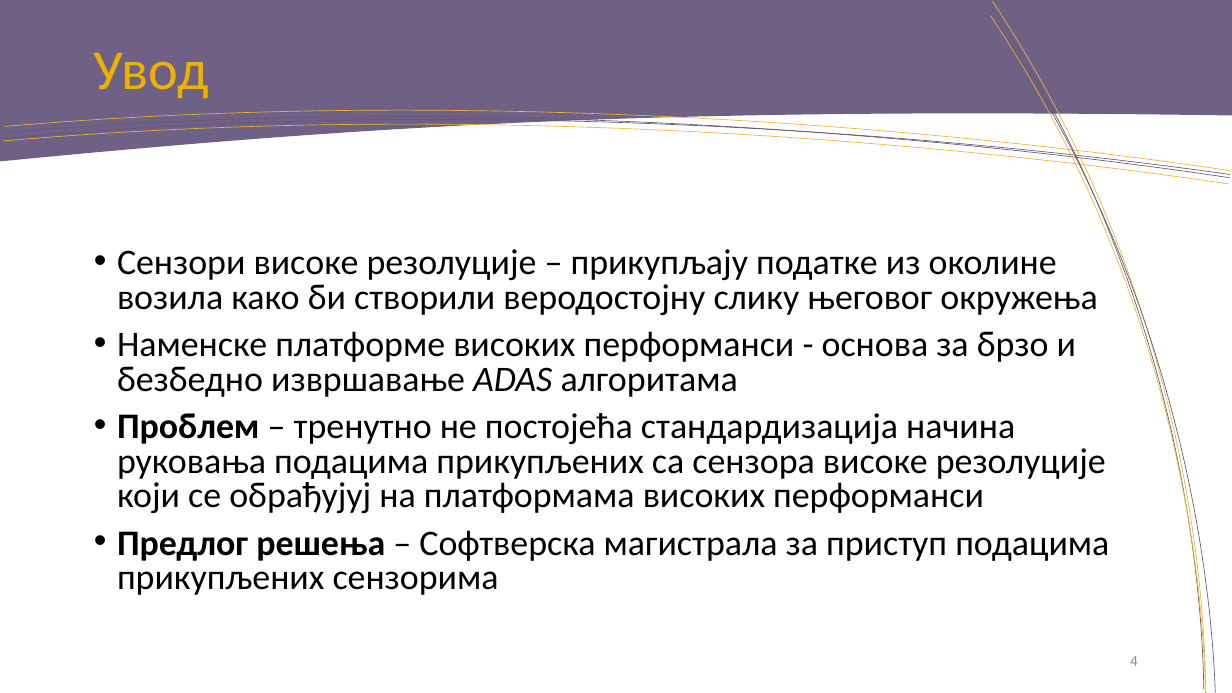
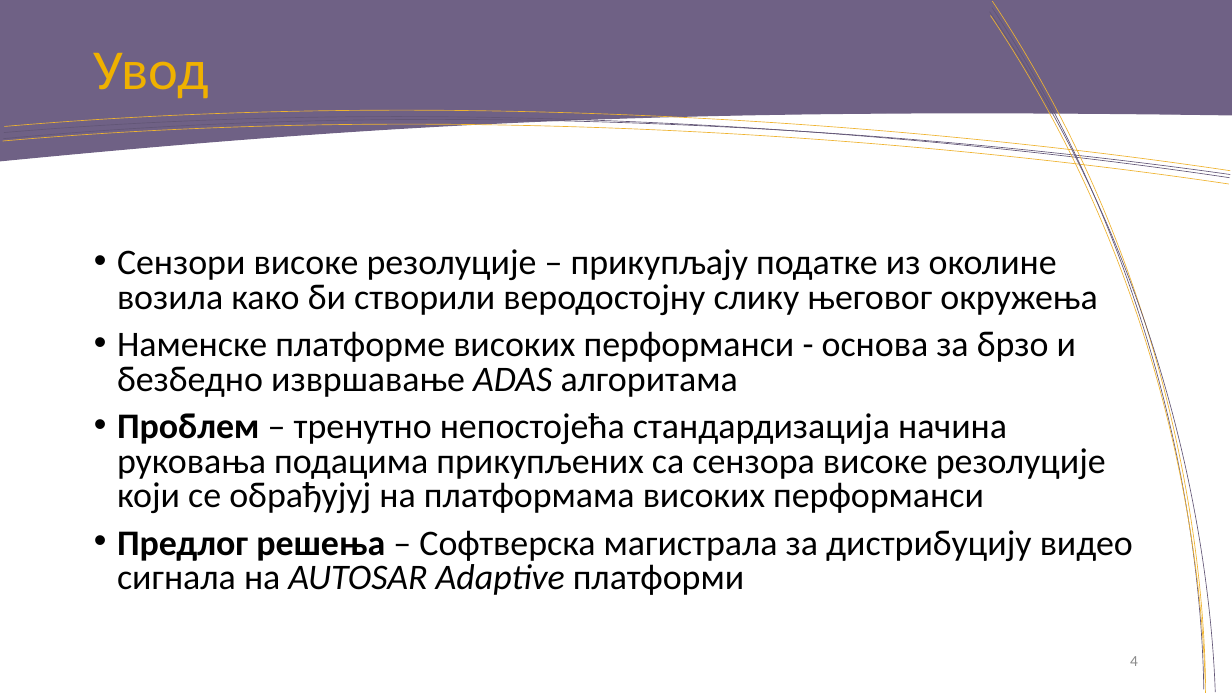
Before and after one commit to rondor1/msc, a slide deck: slide 4 of msc-e28-2018-pres.pptx. Drawn at 1232x693 pixels with LibreOffice and Linux fonts; fonts in the diff are those of the drawing; background and template pictures are left out. Boxes give left, top, right and bottom in pixels: in the first picture for what was removed or moved away, otherwise in the second. Text is boxed around its words. In the diff, an @@ line names an element or a change of style, - is before the commit and + after.

```diff
--- a/msc-e28-2018-pres.pptx
+++ b/msc-e28-2018-pres.pptx
@@ text at [117,413,1133,595]: text changed @@
-• Проблем – тренутно не постојећа стандардизација начина руковања подацима прикупљених са сензора високе резолуције који се обрађујуј на платформама високих перформанси
-• Предлог решења – Софтверска магистрала за приступ подацима прикупљених сензорима
+• Проблем – тренутно непостојећа стандардизација начина руковања подацима прикупљених са сензора високе резолуције који се обрађујуј на платформама високих перформанси
+• Предлог решења – Софтверска магистрала за дистрибуцију видео сигнала на AUTOSAR Adaptive платформи
```
Also in this commit, not shown: 11 other slides changed, 6 slides added, 3 other files.
